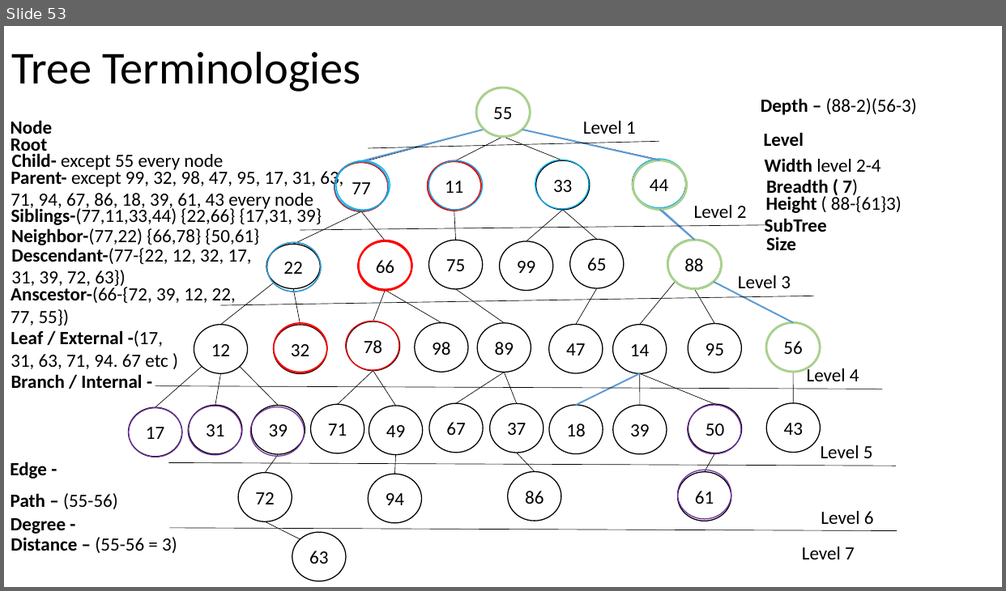
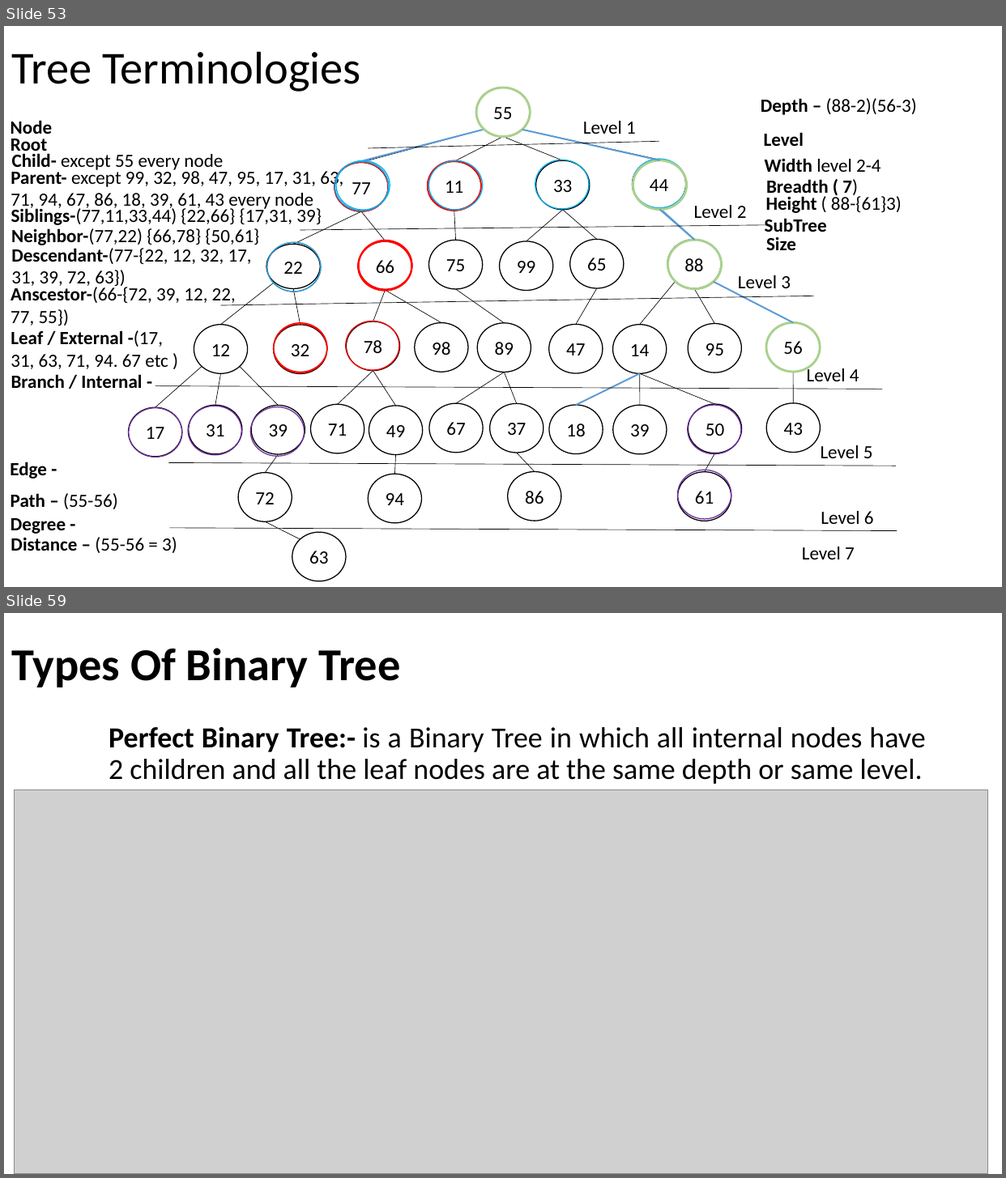
Before and after one commit to AshutoshDemoProjects/MyNotes, a slide deck: tech/PPT/DATA STRUCTURE.pptx. Shown one above the other, each under a label of ours: slide 53 before the commit, slides 53 and 59 after it; the slides between them are not shown. The pictures are 1006x591 and 1006x1178 pixels, drawn with LibreOffice and Linux fonts; fonts in the diff are those of the drawing; grey boxes stand for pictures. Boxes give left, top, right and bottom in pixels: in the first picture for what was removed or moved away, otherwise in the second. Text is boxed around its words. In the diff, an @@ line names an element or a change of style, - is before the commit and + after.

Commit message:
Tree types

```diff
--- a/tech/PPT/DATA STRUCTURE.pptx
+++ b/tech/PPT/DATA STRUCTURE.pptx
@@ slide 59 added at <box>4,613,1002,1174</box>, background #FFFFFF @@
@@ title added at <box>11,648,400,688</box>, 44 pt, text #000000, bold @@
+Types Of Binary Tree
@@ text added at <box>108,726,925,784</box>, 28 pt, text #000000 @@
+Perfect Binary Tree:- is a Binary Tree in which all internal nodes have 2 children and all the leaf nodes are at the same depth or same level.
@@ picture added at <box>15,790,988,1174</box> @@
```
Also in this commit, not shown: 12 other slides added.
